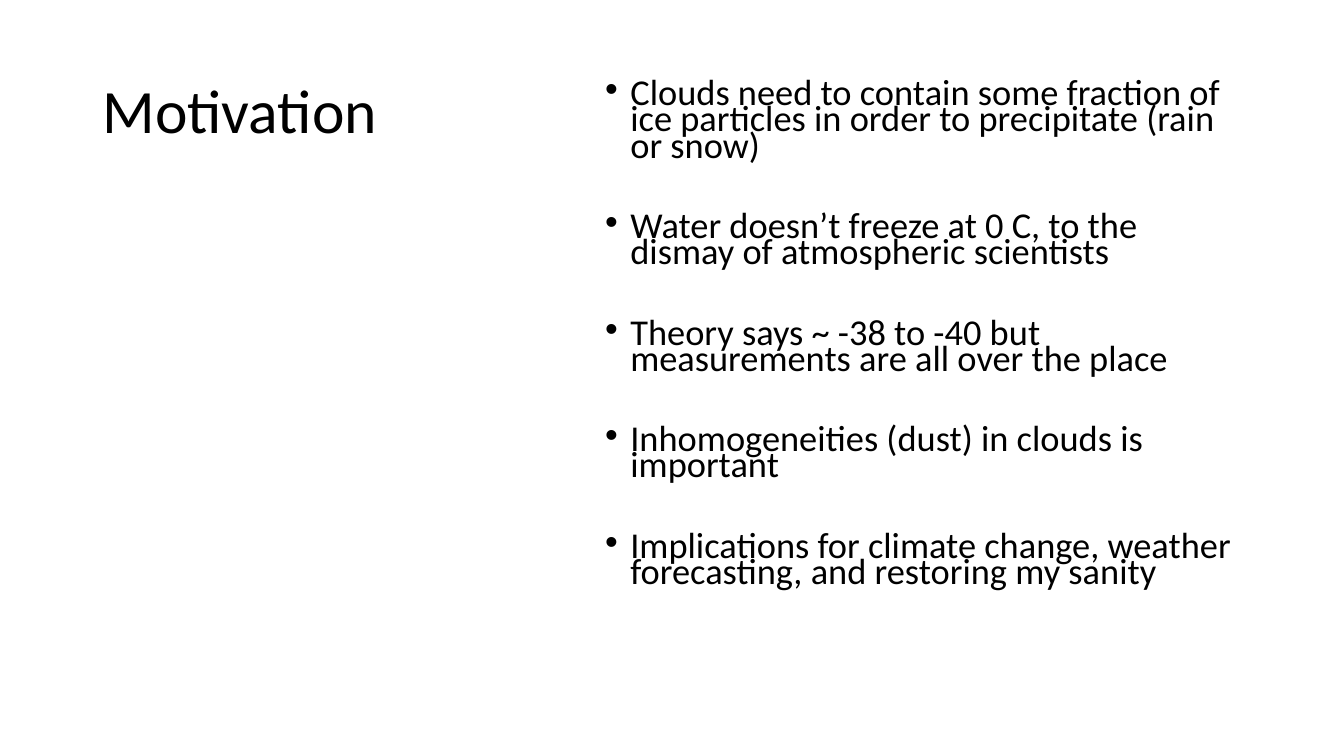
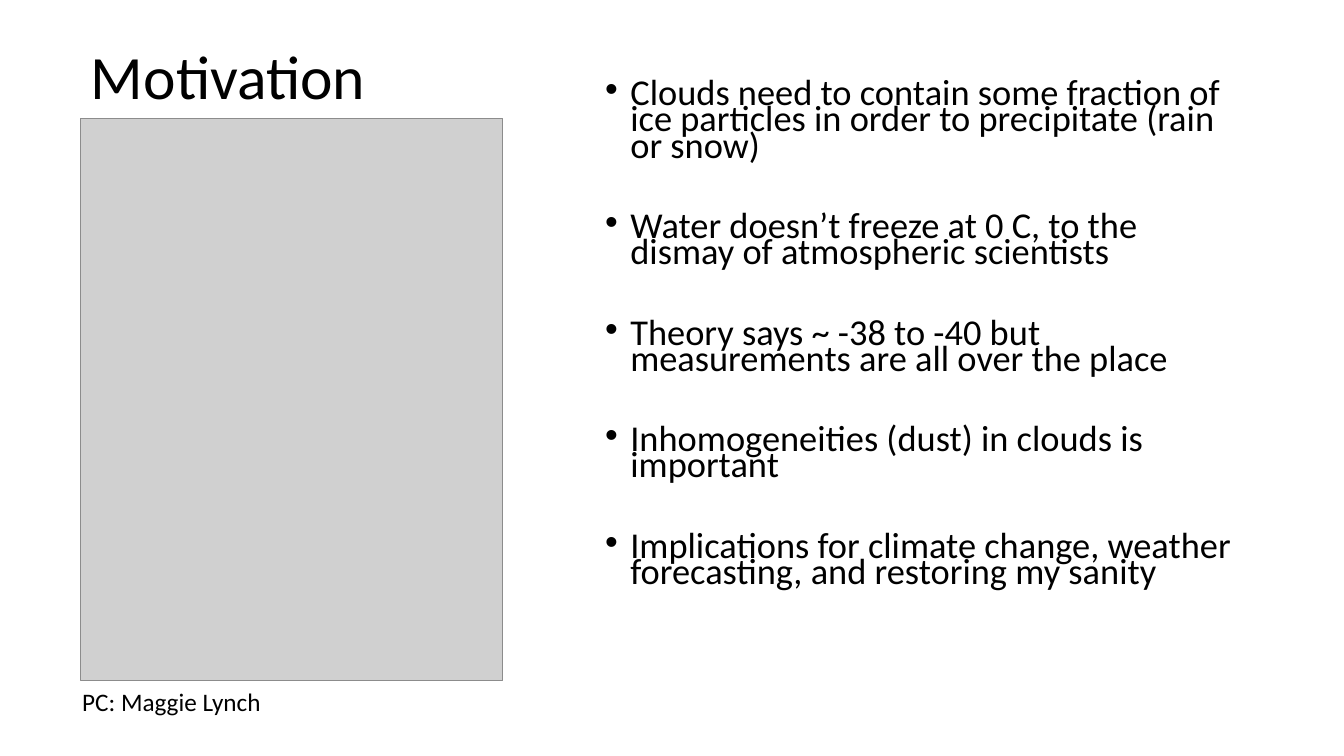
Before and after one commit to AndrewLoeppky/phys509, a slide deck: slide 2 of Atmospheric Ice Nuclei.ppt. Drawn at 1344x756 pixels with LibreOffice and Linux fonts; fonts in the diff are those of the drawing; grey boxes stand for pictures. Boxes give left, top, right and bottom in pixels: in the first picture for what was removed or moved away, otherwise in the second. Text is boxed around its words. In the diff, an @@ line names an element or a change of style, - is before the commit and + after.

```diff
--- a/Atmospheric Ice Nuclei.ppt
+++ b/Atmospheric Ice Nuclei.ppt
@@ title "Motivation": place and size @@
-title "Motivation" at [102,90,376,134]
+title "Motivation" at [91,56,365,100]
@@ picture added at [81,118,503,680] @@
@@ text added at [82,693,261,716], 18 pt, text #000000 @@
+PC: Maggie Lynch
```
Also in this commit, not shown: 4 other slides changed, 4 slides added, 1 slide removed, 7 other files.
